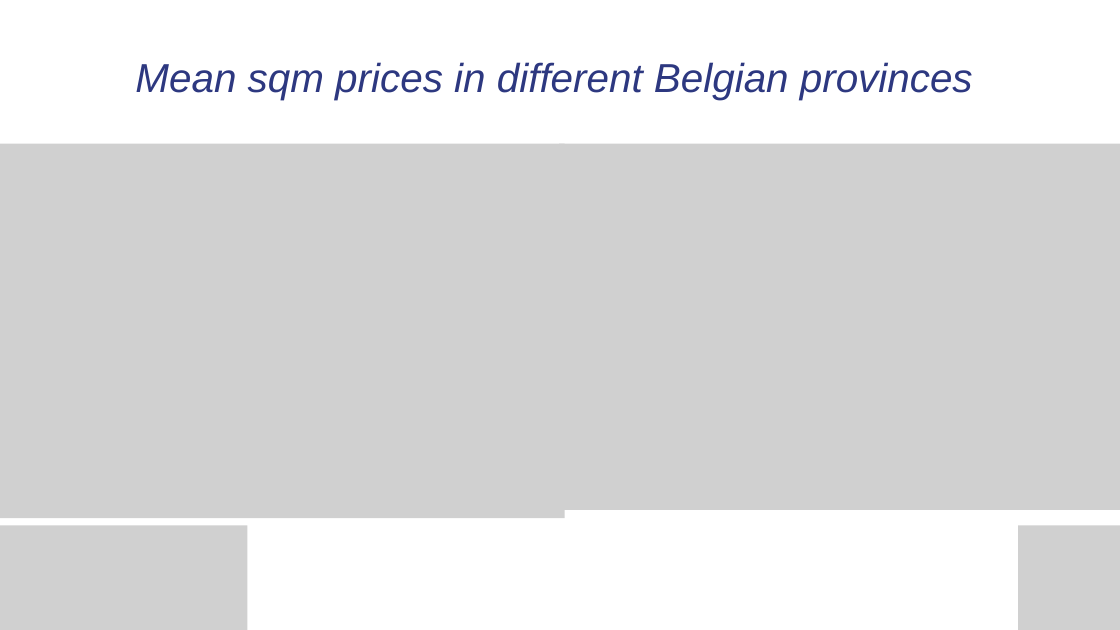
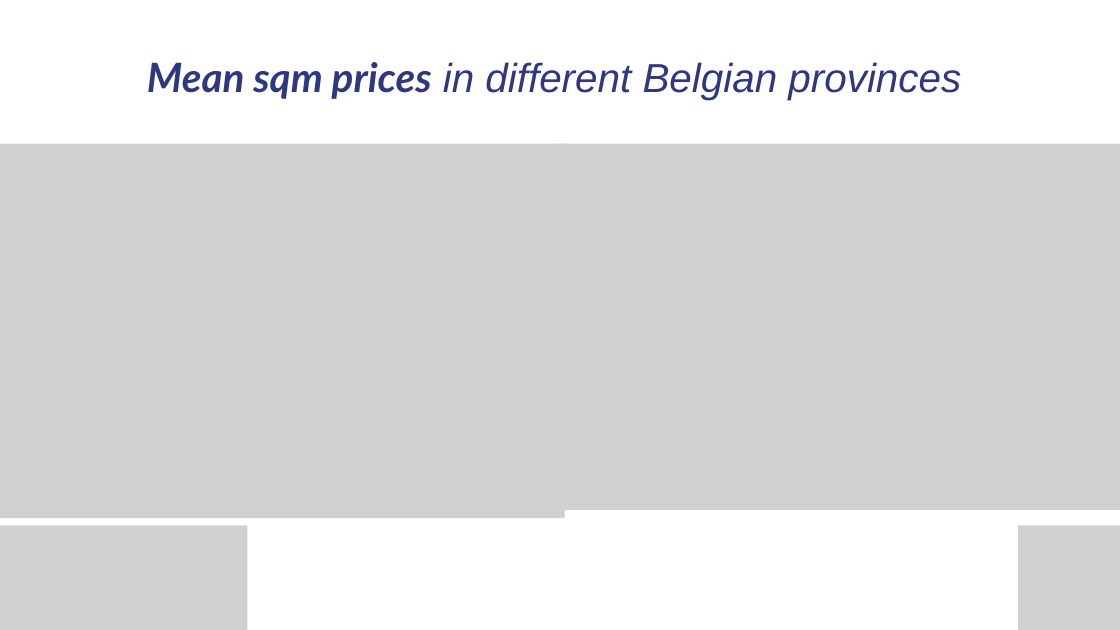
Before and after one commit to Alkszo/immo_eliza_analysis, a slide deck: slide 18 of presentation/immo-eliza_analysis.pptx. Drawn at 1120x630 pixels with LibreOffice and Linux fonts; fonts in the diff are those of the drawing; grey boxes stand for pictures. Boxes give left, top, right and bottom in pixels: in the first picture for what was removed or moved away, otherwise in the second. Text is boxed around its words. In the diff, an @@ line names an element or a change of style, - is before the commit and + after.

```diff
--- a/presentation/immo-eliza_analysis.pptx
+++ b/presentation/immo-eliza_analysis.pptx
@@ text "Mean sqm prices in different ..." at [147,62,961,100]: font Arial to Lato, bold on in "Mean sqm prices" @@
```
Also in this commit, not shown: 5 other slides changed.
